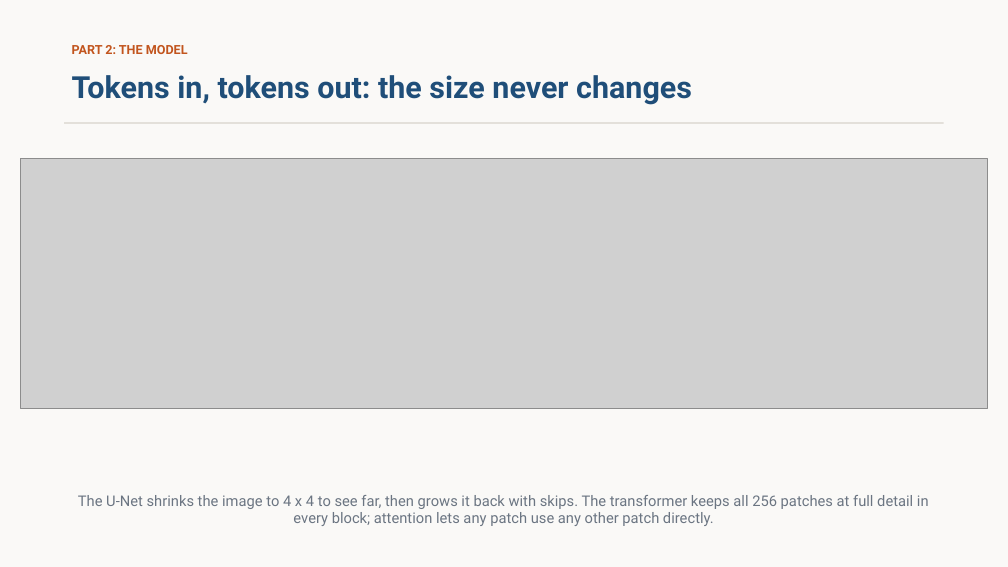
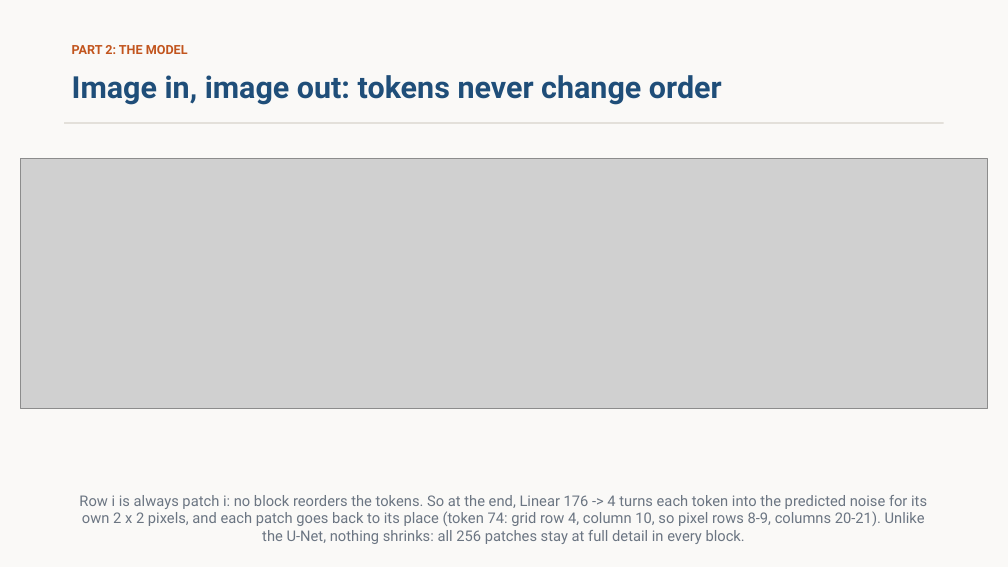
Before and after one commit to stanthemaker/tutorial_ml, a slide deck: slide 20 of week5_diffusion/slides/week5_diffusion.pptx. Drawn at 1008x567 pixels with LibreOffice and Linux fonts; fonts in the diff are those of the drawing; grey boxes stand for pictures. Boxes give left, top, right and bottom in pixels: in the first picture for what was removed or moved away, otherwise in the second. Text is boxed around its words. In the diff, an @@ line names an element or a change of style, - is before the commit and + after.

```diff
--- a/week5_diffusion/slides/week5_diffusion.pptx
+++ b/week5_diffusion/slides/week5_diffusion.pptx
@@ text at (72,75,722,105): text changed @@
-Tokens in, tokens out: the size never changes
+Image in, image out: tokens never change order
@@ text at (79,495,927,544): text changed @@
-The U-Net shrinks the image to 4 x 4 to see far, then grows it back with skips. The transformer keeps all 256 patches at full detail in every block; attention lets any patch use any other patch directly.
+Row i is always patch i: no block reorders the tokens. So at the end, Linear 176 -> 4 turns each token into the predicted noise for its own 2 x 2 pixels, and each patch goes back to its place (token 74: grid row 4, column 10, so pixel rows 8-9, columns 20-21). Unlike the U-Net, nothing shrinks: all 256 patches stay at full detail in every block.
```
Also in this commit, not shown: 5 other slides changed, 2 slides added, 4 slides removed, 12 other files.
